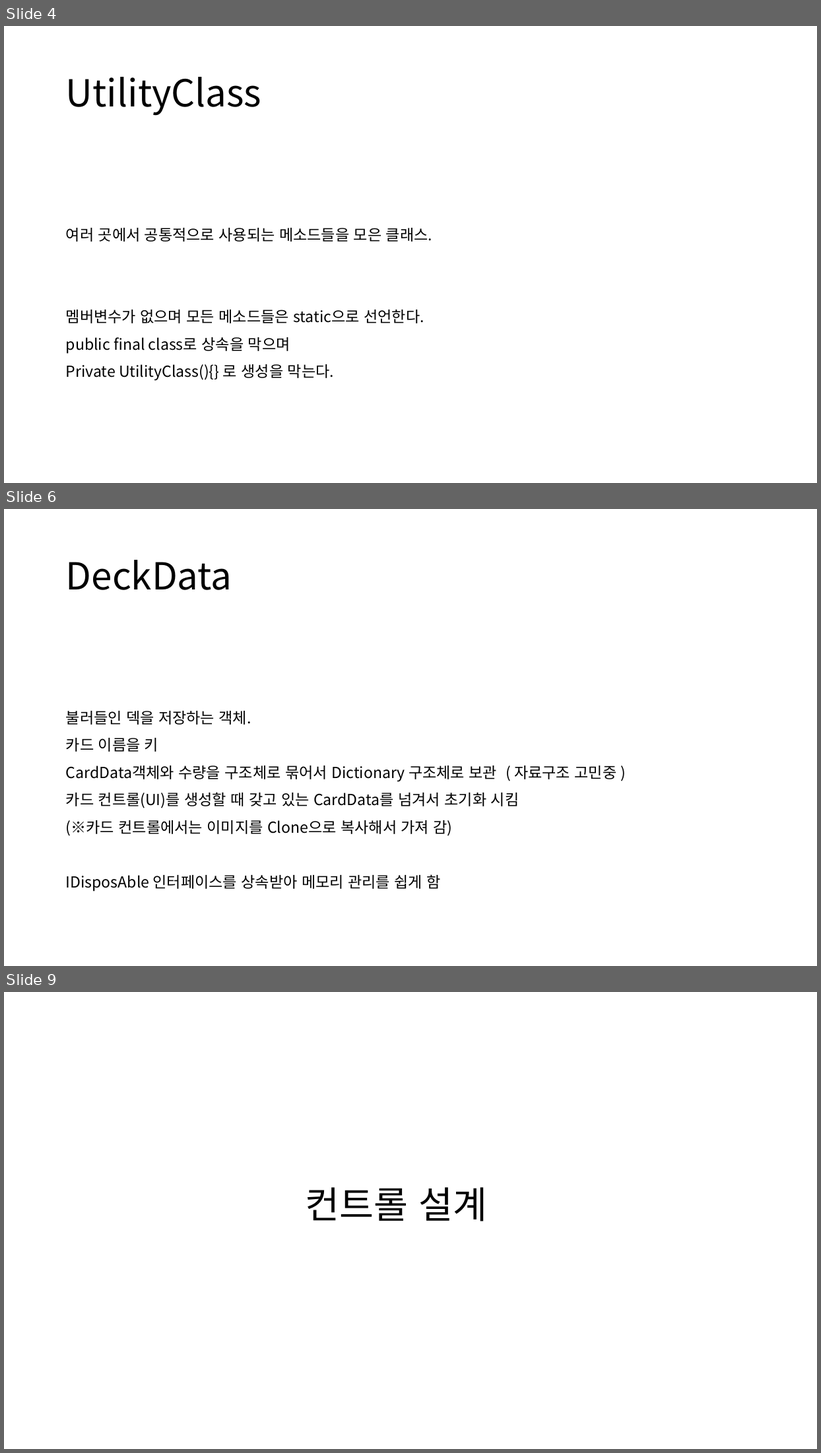
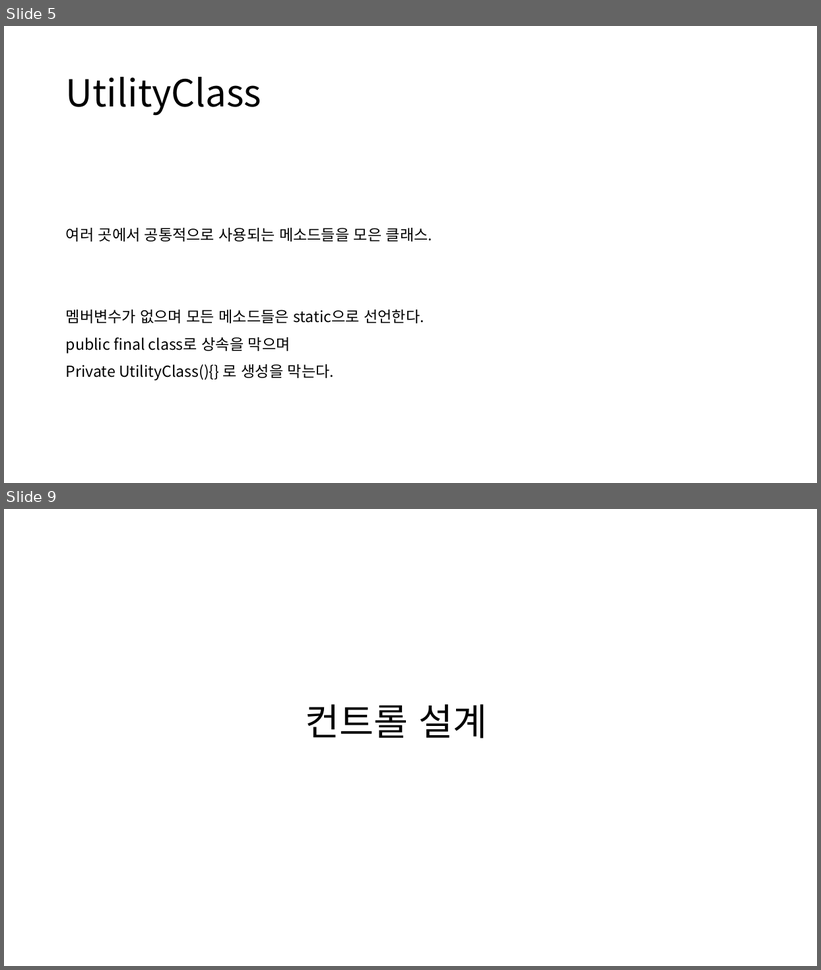
Before and after one commit to poro912/TaroDesktopPrivate, a slide deck: Document/타로 상세 설계서.pptx. Shown one above the other, each under a label of ours: slides 4, 6 and 9 before the commit, slides 5 and 9 after it; the slides between them are not shown. The pictures are 821x1453 and 821x970 pixels, drawn with LibreOffice and Linux fonts; fonts in the diff are those of the drawing. Boxes give left, top, right and bottom in pixels: in the first picture for what was removed or moved away, otherwise in the second. Text is boxed around its words. In the diff, an @@ line names an element or a change of style, - is before the commit and + after.

Commit message:
폴더 구조 추가 및 상서 설계서 수정

```diff
--- a/Document/타로 상세 설계서.pptx
+++ b/Document/타로 상세 설계서.pptx
@@ slide 6 removed at box(4, 509, 817, 966), background #FFFFFF @@
@@ title removed at box(66, 560, 232, 590) @@
-DeckData
@@ text removed at box(66, 711, 617, 892) @@
-불러들인 덱을 저장하는 객체.
-카드 이름을 키
-CardData객체와 수량을 구조체로 묶어서 Dictionary 구조체로 보관 ( 자료구조 고민중 )
-카드 컨트롤(UI)를 생성할 때 갖고 있는 CardData를 넘겨서 초기화 시킴
-(※카드 컨트롤에서는 이미지를 Clone으로 복사해서 가져 감)
-IDisposAble 인터페이스를 상속받아 메모리 관리를 쉽게 함
@@ what was slide 4 is now slide 5 @@
```
Also in this commit, not shown: 4 slides changed, 12 slides added, 3 other slides removed.
